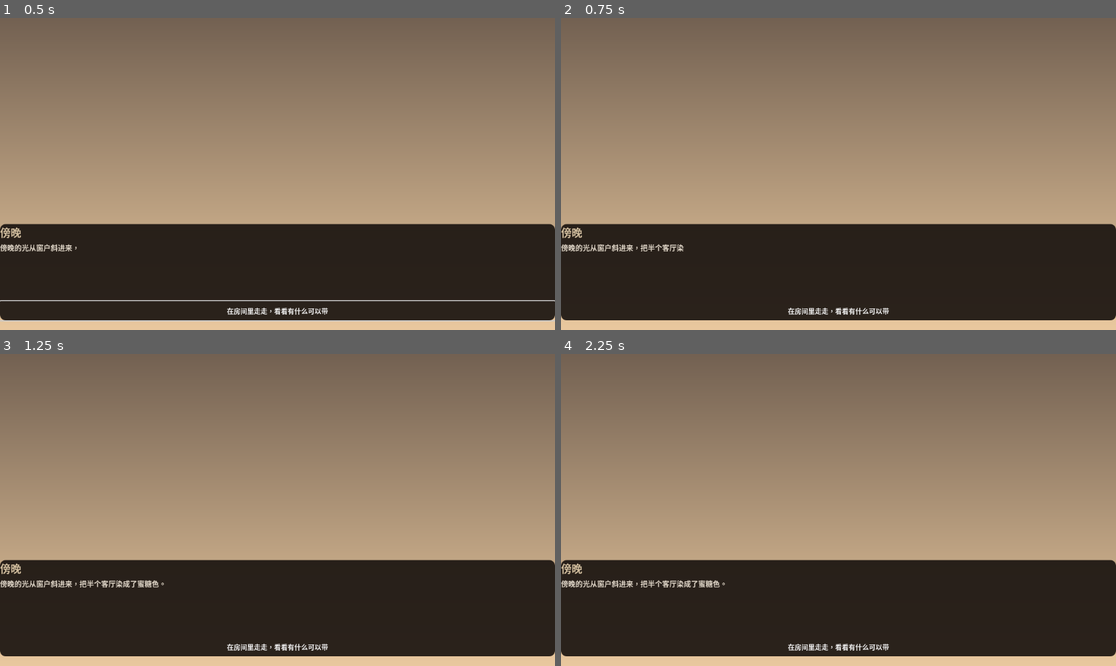
Above: before the commit, frames 1-4 (two rows, left to right).
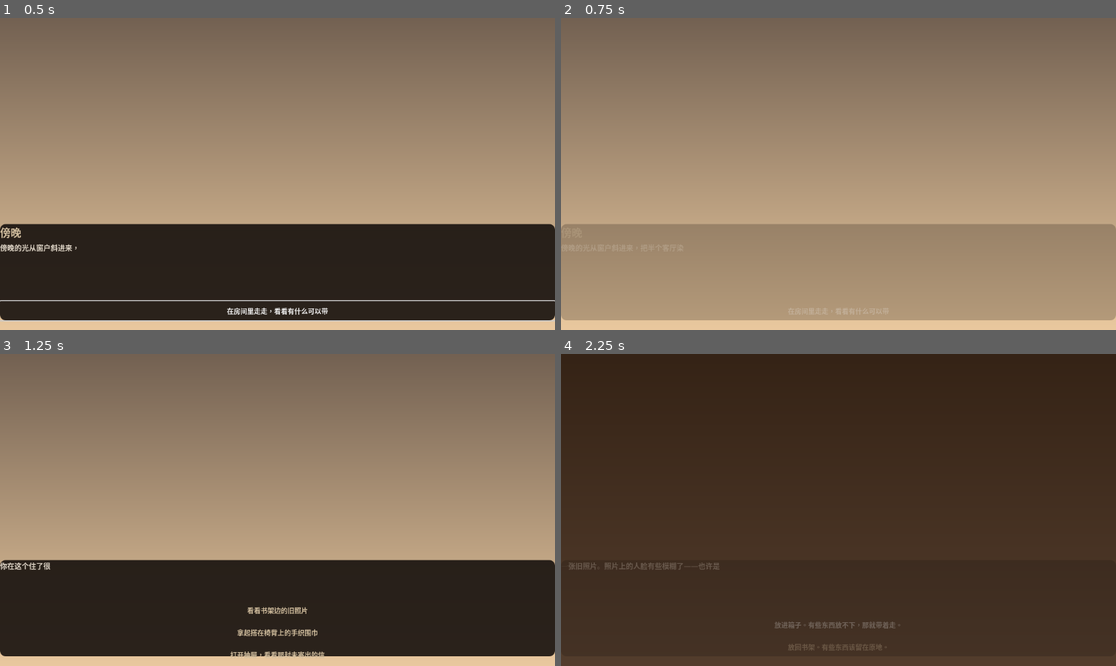
Above: after the commit, the same moments.

Repository: anya52800-code/healing-game-seaside-town
Game: Godot game, scene res://MainScene.tscn
Two runs of this game, one before a commit and one after it. Both use one fixed random seed, a clock stepped at 60 frames per second and the inputs below.
Inputs:
- Up to frame 1 (0.5 s): no input
- Up to frame 2 (0.75 s): click "在房间里走走，看看有什么可以带" at 0.5 s
- Up to frame 3 (1.25 s): no input
- Up to frame 4 (2.25 s): click "在房间里走走，看看有什么可以带" (after the commit: "看看书架边的旧照片") at 1.25 s; click "在房间里走走，看看有什么可以带" (after the commit: "放进箱子。有些东西放不下，那就带着走。") at 2 s

Frame 1 is identical in both runs. In frame 2, 31% of the frame differs, in the area x 0-100%, y 65-97%; in frame 3, 1.4%; in frame 4, 82%, in the area x 0-100%, y 0-100%.

Commit message:
fix: replace AnimationPlayer fade with Tween-based transition
The AnimationPlayer track_set_path(".") didn't specify a property name,
causing animation_finished signal to potentially never fire. This blocked
scene transitions - clicking choices had no visible effect.

Replaced with create_tween() on panel.modulate:a for reliable fade.

Co-Authored-By: Claude Opus 4.7 <noreply@anthropic.com>

Diff:
--- a/godot-healing-game/scripts/dialog_controller.gd
+++ b/godot-healing-game/scripts/dialog_controller.gd
@@ -143,10 +143,15 @@
 
 func _fade_transition(target: String) -> void:
 	AudioManager.play_sfx("transition")
-	animation_player.play("fade_out")
-	await animation_player.animation_finished
+	if panel:
+		var tw := create_tween()
+		tw.tween_property(panel, "modulate:a", 0.0, 0.25)
+		await tw.finished
 	go_to(target)
-	animation_player.play("fade_in")
+	if panel:
+		panel.modulate.a = 0.0
+		var tw := create_tween()
+		tw.tween_property(panel, "modulate:a", 1.0, 0.25)
 
 func clear_choices() -> void:
 	for child in choices_box.get_children():
